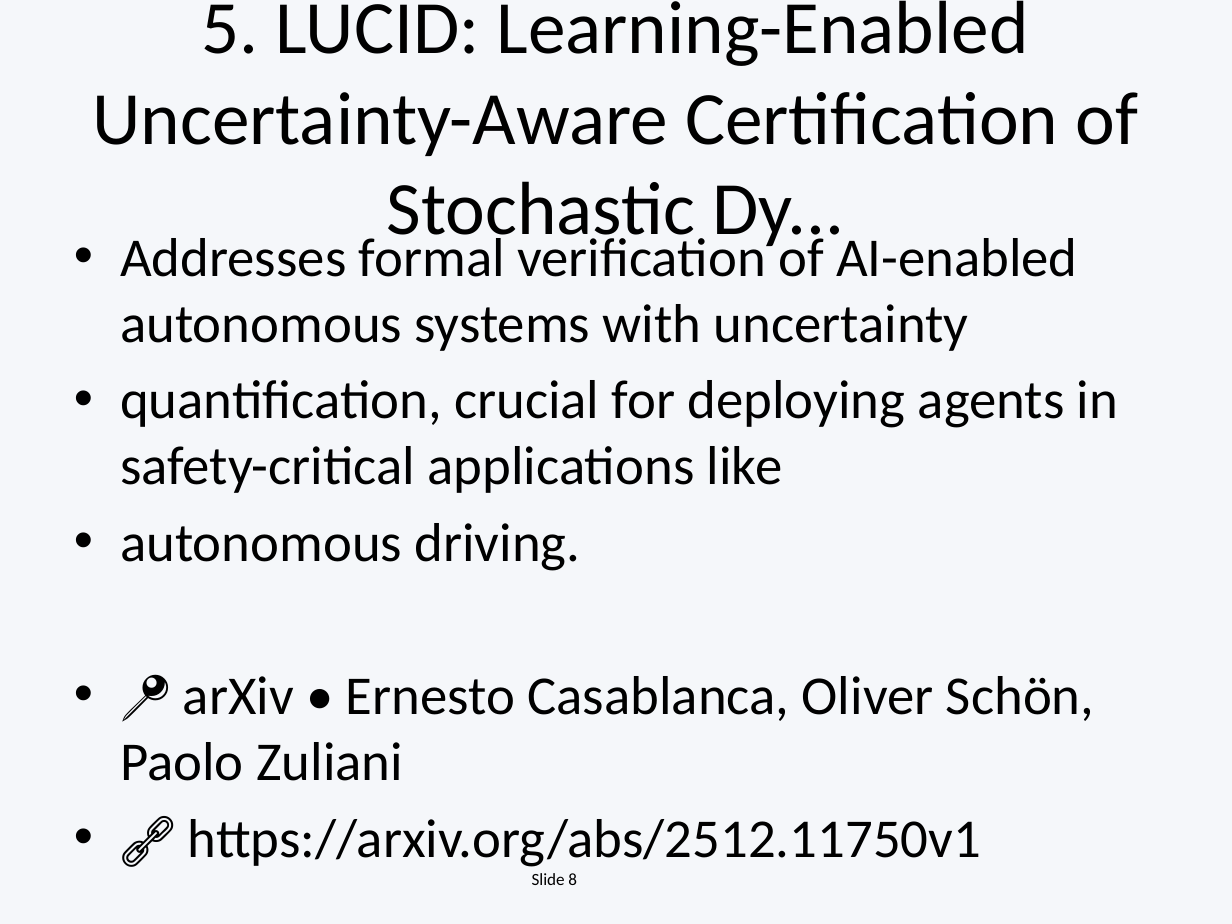
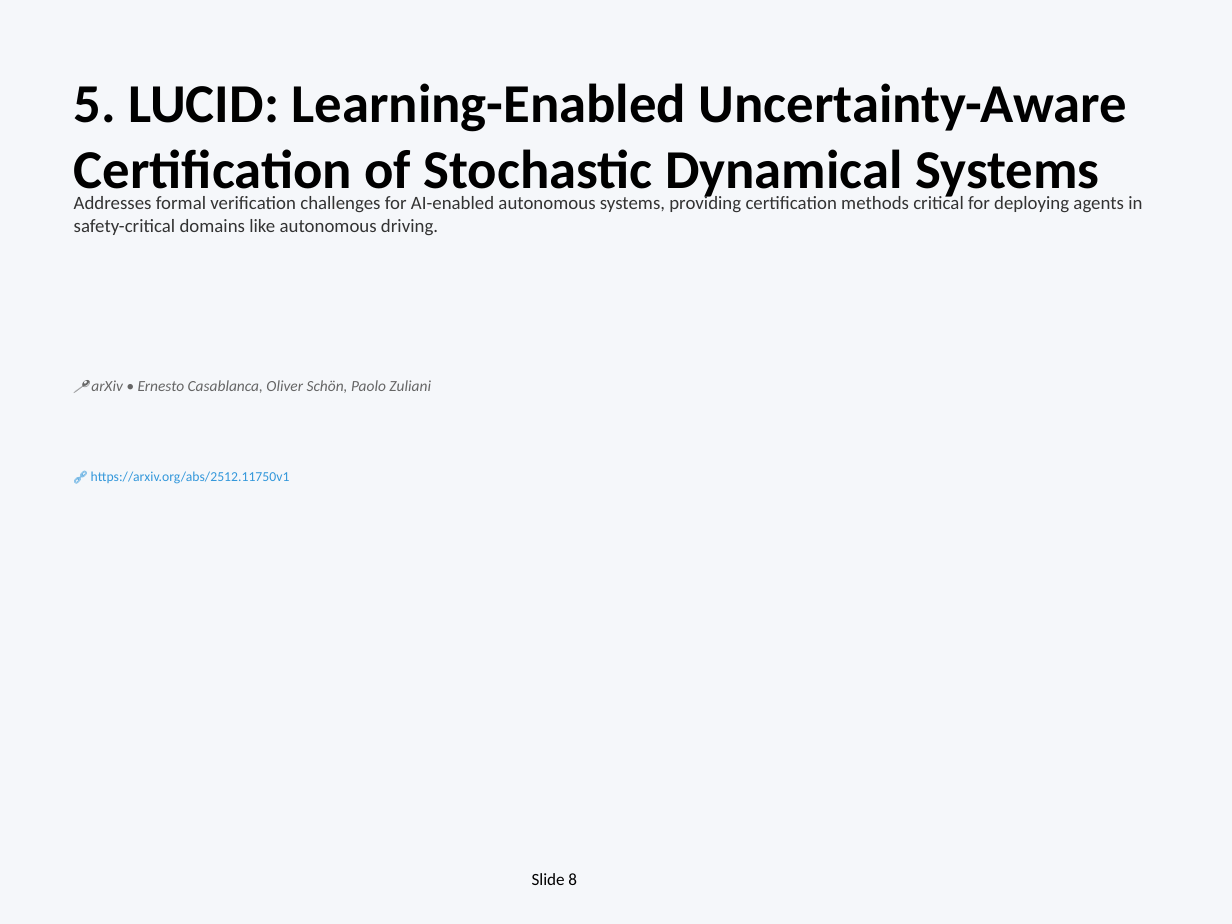
Before and after one commit to EiriniOr/ai-weekly-digest, a slide deck: slide 8 of AI_Weekly_2025-12-15.pptx. Drawn at 1232x924 pixels with LibreOffice and Linux fonts; fonts in the diff are those of the drawing. Boxes give left, top, right and bottom in pixels: in the first picture for what was removed or moved away, otherwise in the second. Text is boxed around its words. In the diff, an @@ line names an element or a change of style, - is before the commit and + after.

```diff
--- a/AI_Weekly_2025-12-15.pptx
+++ b/AI_Weekly_2025-12-15.pptx
@@ text "5. LUCID: Learning-Enabled Uncertainty-Aware Certification ..." at <box>74,83,1128,201</box>: vertical alignment middle to top @@
@@ text at <box>74,83,1128,201</box>: text changed; size 44 to 32 pt; bold on @@
-5. LUCID: Learning-Enabled Uncertainty-Aware Certification of Stochastic Dy...
+5. LUCID: Learning-Enabled Uncertainty-Aware Certification of Stochastic Dynamical Systems
@@ text added at <box>74,194,1142,235</box>, 11 pt, text #333333 @@
+Addresses formal verification challenges for AI-enabled autonomous systems, providing certification methods critical for deploying agents in safety-critical domains like autonomous driving.
@@ text removed at <box>120,230,1118,867</box> @@
-• Addresses formal verification of AI-enabled autonomous systems with uncertainty
-• quantification, crucial for deploying agents in safety-critical applications like
-• autonomous driving.
-• 📍 arXiv • Ernesto Casablanca, Oliver Schön, Paolo Zuliani
-• 🔗 https://arxiv.org/abs/2512.11750v1
@@ text added at <box>91,380,431,393</box>, 9 pt, text #666666, italic @@
+📍 arXiv • Ernesto Casablanca, Oliver Schön, Paolo Zuliani
@@ text added at <box>91,471,290,484</box>, 8 pt, text #3498DB @@
+🔗 https://arxiv.org/abs/2512.11750v1
```
Also in this commit, not shown: 15 other slides changed, 3 slides added, 8 slides removed, 1 other file.
